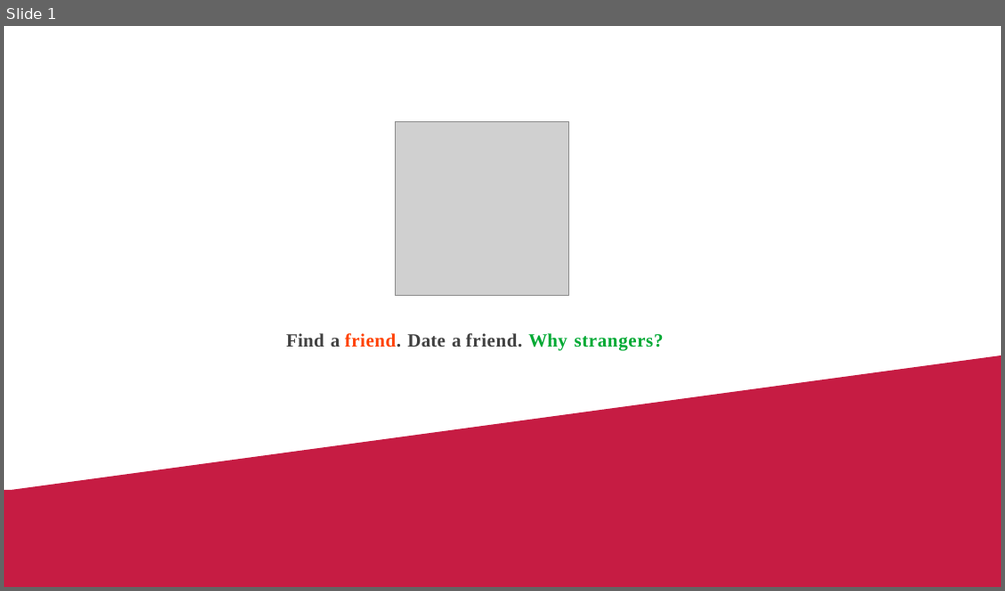
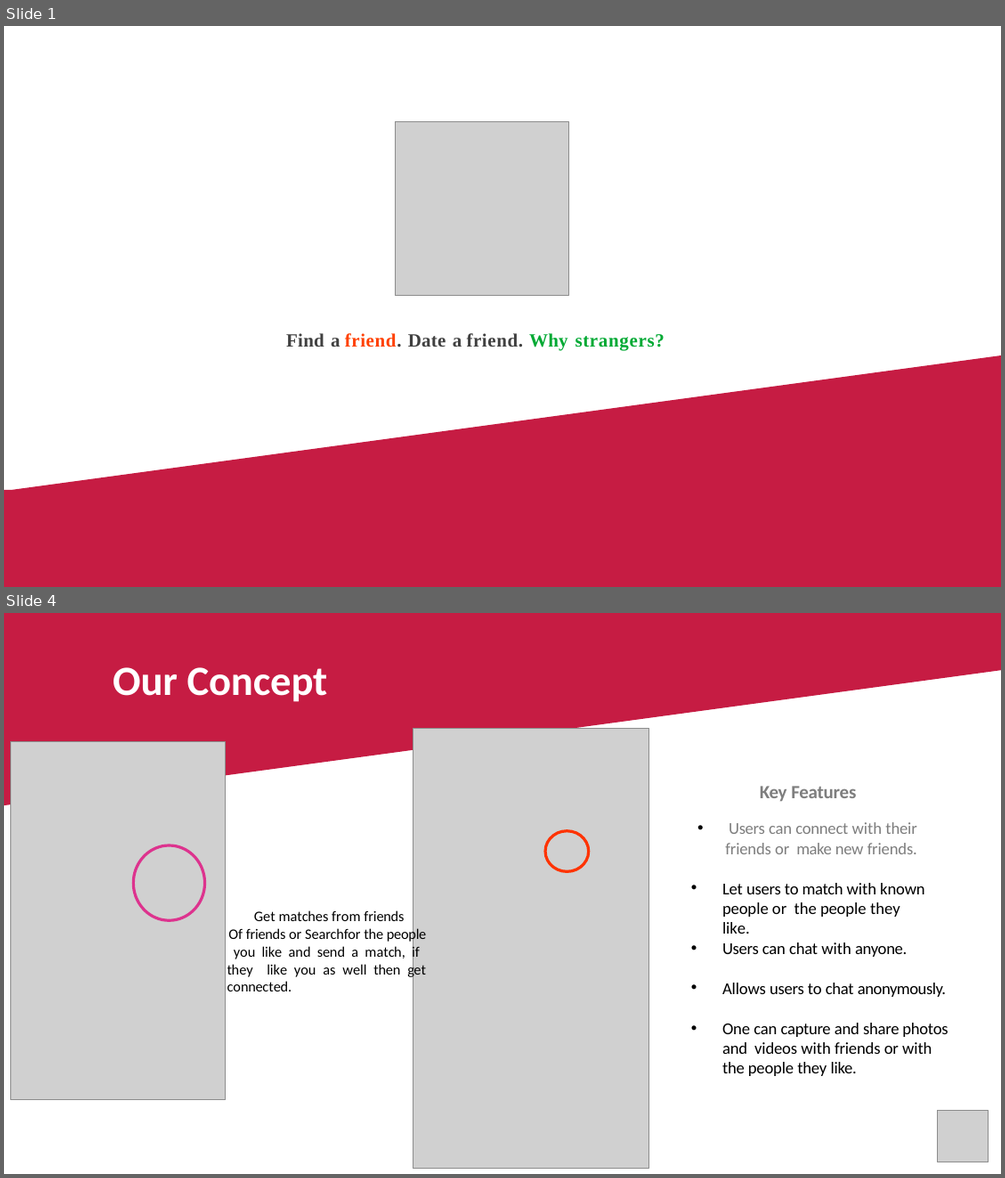
Before and after one commit to munavvard2/pptEditor, a slide deck: BeYu Pitch Deck_small.pptx. Shown one above the other, each under a label of ours: slide 1 before the commit, slides 1 and 4 after it; the slides between them are not shown. The pictures are 1005x591 and 1005x1178 pixels, drawn with LibreOffice and Linux fonts; fonts in the diff are those of the drawing; grey boxes stand for pictures. Boxes give left, top, right and bottom in pixels: in the first picture for what was removed or moved away, otherwise in the second. Text is boxed around its words. In the diff, an @@ line names an element or a change of style, - is before the commit and + after.

```diff
--- a/BeYu Pitch Deck_small.pptx
+++ b/BeYu Pitch Deck_small.pptx
@@ slide 4 added at [4, 613, 1001, 1174], background #FFFFFF @@
@@ freeform shape added at [4, 613, 1001, 805], fill #C61C43 @@
@@ text added at [113, 667, 328, 702], 40 pt, text #FFFFFF, bold @@
+Our Concept
@@ picture added at [11, 742, 226, 1099] @@
@@ picture added at [413, 728, 648, 1167] @@
@@ text added at [725, 786, 917, 854], 16 pt, text #7E7E7E @@
+Key Features
+• Users can connect with their
+friends or make new friends.
@@ freeform shape added at [133, 845, 205, 920], outline #DD338E 2.75 pt @@
@@ freeform shape added at [545, 831, 589, 871], outline #FF3300 2.75 pt @@
@@ text added at [722, 883, 925, 933], 16 pt, text #000000 @@
+• Let users to match with known people or the people they like.
@@ text added at [227, 910, 426, 991], 14 pt, text #000000 @@
+Get matches from friends
+Of friends or Searchfor the people you like and send a match, if they like you as well then get connected.
@@ text added at [722, 942, 906, 957], 16 pt, text #000000 @@
+• Users can chat with anyone.
@@ text added at [722, 982, 947, 1076], 16 pt, text #000000 @@
+• Allows users to chat anonymously.
+• One can capture and share photos and videos with friends or with the people they like.
@@ picture added at [938, 1111, 988, 1161] @@
@@ slide 1 changed as well @@
@@ text "Find a friend. Date a ..." at [286, 333, 664, 350]: letter spacing 0.2 to 0.3 pt in "Find"; letter spacing 0.1 to 0.2 pt in "Why" @@
```
Also in this commit, not shown: 2 other slides added, 1 other file.
